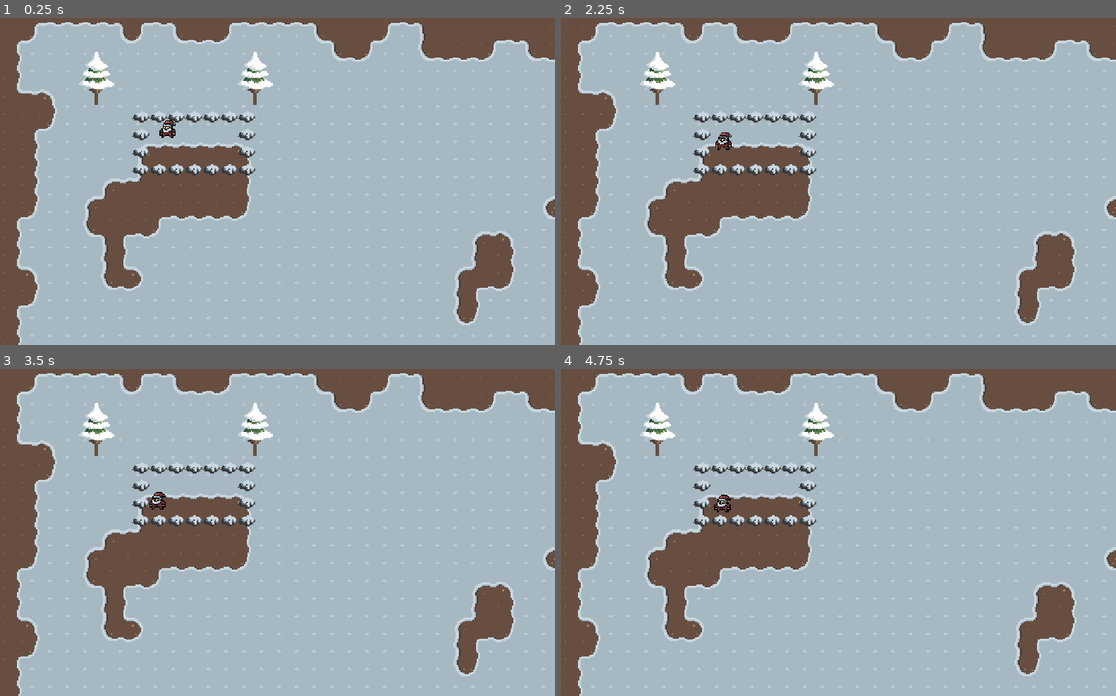
Above: before the commit, frames 1-4 (two rows, left to right).
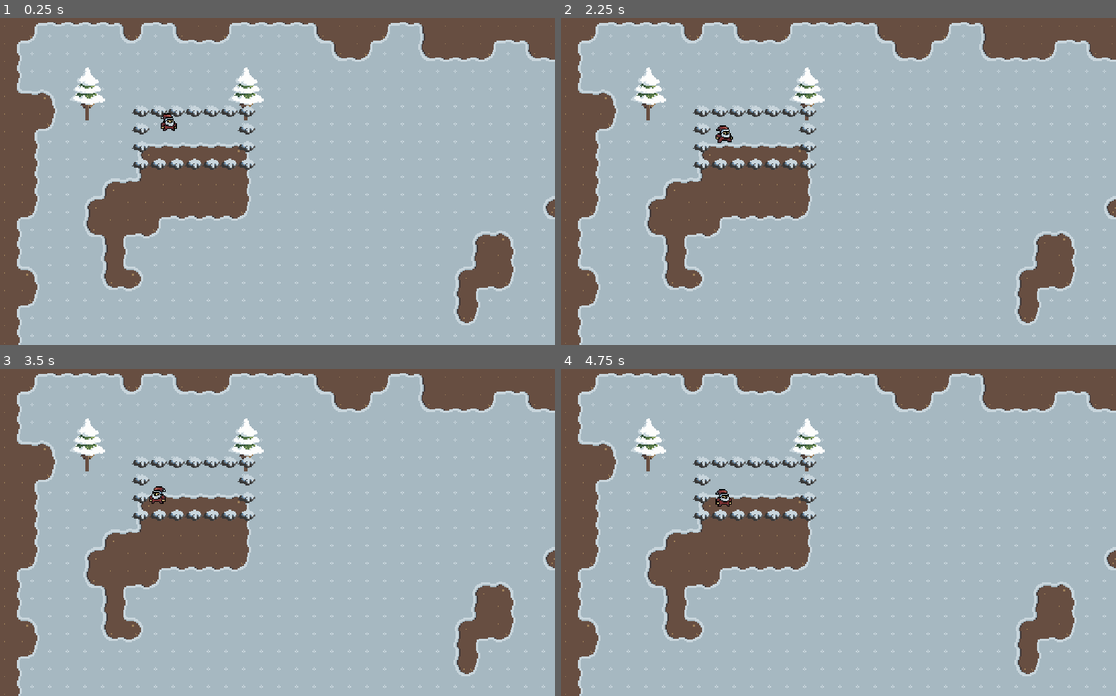
Above: after the commit, the same moments.

Repository: Nexe08/Winter-Game-Jam
Game: Godot game, scene res://Scene/Main.tscn
Same seed, same stepped clock (60 frames per second), same inputs: the game is played once before the commit and once after it.
Inputs:
- Up to frame 1 (0.25 s): no input
- Up to frame 2 (2.25 s): tap Enter at 0.5 s; hold A (a) 0.53-1.28 s; tap D (d) at 0.8, 1.35 s; tap S (s) at 1.55 s; hold S (s) from 2.03 s (still down)
- Up to frame 3 (3.5 s): tap W (w) at 2.3, 2.85 s; tap Space at 2.75 s; release S (s) at 2.78 s; tap A (a) at 3.05 s
- Up to frame 4 (4.75 s): hold A (a) 3.53-4.28 s; tap D (d) at 3.8, 4.35 s; tap Enter at 4.25 s; tap S (s) at 4.55 s

The runs differ from the first frame. In frame 1, 3.3% of the frame differs, in the area x 12-50%, y 10-49%; in frame 2, 3.4%; in frame 3, 3.3%; in frame 4, 3.3%.

Commit message:
Implemented Santa animation

Diff:
--- a/Scene/Character/Senta.tscn
+++ b/Scene/Character/Senta.tscn
@@ -23,7 +23,7 @@
 }
 
 [sub_resource type="Animation" id=3]
-resource_name = "walk_left"
+resource_name = "walk"
 length = 0.4
 loop = true
 tracks/0/type = "value"
@@ -38,77 +38,23 @@
 "update": 0,
 "values": [ 1, 2 ]
 }
-tracks/1/type = "value"
-tracks/1/path = NodePath("Sprite:flip_h")
-tracks/1/interp = 1
-tracks/1/loop_wrap = true
-tracks/1/imported = false
-tracks/1/enabled = true
-tracks/1/keys = {
-"times": PoolRealArray( 0 ),
-"transitions": PoolRealArray( 1 ),
-"update": 1,
-"values": [ true ]
-}
-
-[sub_resource type="Animation" id=4]
-resource_name = "walk_right"
-length = 0.4
-loop = true
-tracks/0/type = "value"
-tracks/0/path = NodePath("Sprite:frame")
-tracks/0/interp = 1
-tracks/0/loop_wrap = false
-tracks/0/imported = false
-tracks/0/enabled = true
-tracks/0/keys = {
-"times": PoolRealArray( 0, 0.2 ),
-"transitions": PoolRealArray( 1, 1 ),
-"update": 0,
-"values": [ 1, 2 ]
-}
-tracks/1/type = "value"
-tracks/1/path = NodePath("Sprite:flip_h")
-tracks/1/interp = 1
-tracks/1/loop_wrap = true
-tracks/1/imported = false
-tracks/1/enabled = true
-tracks/1/keys = {
-"times": PoolRealArray( 0 ),
-"transitions": PoolRealArray( 1 ),
-"update": 1,
-"values": [ false ]
-}
 
 [sub_resource type="AnimationNodeAnimation" id=5]
 animation = "idle"
 
-[sub_resource type="AnimationNodeAnimation" id=6]
-animation = "walk_left"
+[sub_resource type="AnimationNodeAnimation" id=16]
+animation = "walk"
 
-[sub_resource type="AnimationNodeAnimation" id=7]
-animation = "walk_right"
+[sub_resource type="AnimationNodeStateMachineTransition" id=17]
 
-[sub_resource type="AnimationNodeStateMachineTransition" id=8]
-
-[sub_resource type="AnimationNodeStateMachineTransition" id=9]
-
-[sub_resource type="AnimationNodeStateMachineTransition" id=10]
-
-[sub_resource type="AnimationNodeStateMachineTransition" id=11]
-
-[sub_resource type="AnimationNodeStateMachineTransition" id=12]
-
-[sub_resource type="AnimationNodeStateMachineTransition" id=13]
+[sub_resource type="AnimationNodeStateMachineTransition" id=18]
 
 [sub_resource type="AnimationNodeStateMachine" id=14]
 states/idle/node = SubResource( 5 )
 states/idle/position = Vector2( 258, 51 )
-states/walk_left/node = SubResource( 6 )
-states/walk_left/position = Vector2( 350, 167 )
-states/walk_right/node = SubResource( 7 )
-states/walk_right/position = Vector2( 179, 167 )
-transitions = [ "idle", "walk_right", SubResource( 8 ), "walk_right", "idle", SubResource( 9 ), "idle", "walk_left", SubResource( 10 ), "walk_left", "idle", SubResource( 11 ), "walk_right", "walk_left", SubResource( 12 ), "walk_left", "walk_right", SubResource( 13 ) ]
+states/walk/node = SubResource( 16 )
+states/walk/position = Vector2( 258, 163 )
+transitions = [ "idle", "walk", SubResource( 17 ), "walk", "idle", SubResource( 18 ) ]
 start_node = "idle"
 
 [sub_resource type="AnimationNodeStateMachinePlayback" id=15]
@@ -117,20 +63,18 @@
 script = ExtResource( 2 )
 
 [node name="CollisionShape2D" type="CollisionShape2D" parent="."]
-position = Vector2( 0, 14 )
+position = Vector2( 0, 8 )
 shape = SubResource( 2 )
 
 [node name="Sprite" type="Sprite" parent="."]
+position = Vector2( 0, 2 )
 texture = ExtResource( 1 )
-offset = Vector2( 0, 8 )
-flip_h = true
 hframes = 2
 vframes = 2
 
 [node name="AnimationPlayer" type="AnimationPlayer" parent="."]
 anims/idle = SubResource( 1 )
-anims/walk_left = SubResource( 3 )
-anims/walk_right = SubResource( 4 )
+anims/walk = SubResource( 3 )
 
 [node name="AnimationTree" type="AnimationTree" parent="."]
 tree_root = SubResource( 14 )
--- a/Scene/Main.tscn
+++ b/Scene/Main.tscn
@@ -15,9 +15,9 @@
 [sub_resource type="TileSet" id=3]
 1/name = "rock_snowy.png 1"
 1/texture = ExtResource( 2 )
-1/tex_offset = Vector2( 0, 8 )
+1/tex_offset = Vector2( 0, 0 )
 1/modulate = Color( 1, 1, 1, 1 )
-1/region = Rect2( 0, 0, 16, 16 )
+1/region = Rect2( 0, 0, 16, 10 )
 1/tile_mode = 0
 1/occluder_offset = Vector2( 0, 0 )
 1/navigation_offset = Vector2( 0, 0 )
@@ -36,7 +36,7 @@
 1/z_index = 0
 2/name = "tree_snowy.png 2"
 2/texture = ExtResource( 1 )
-2/tex_offset = Vector2( 0, -30 )
+2/tex_offset = Vector2( 0, 0 )
 2/modulate = Color( 1, 1, 1, 1 )
 2/region = Rect2( 0, 0, 32, 48 )
 2/tile_mode = 0
@@ -72,14 +72,14 @@
 
 [node name="YSort" type="YSort" parent="."]
 
-[node name="Senta" parent="YSort" instance=ExtResource( 5 )]
-position = Vector2( 161, 96 )
-movement_speed = 80.0
-
 [node name="Propes" type="TileMap" parent="YSort"]
 tile_set = SubResource( 3 )
 cell_size = Vector2( 16, 16 )
 cell_y_sort = true
-compatibility_mode = true
+centered_textures = true
 format = 1
 tile_data = PoolIntArray( 262149, 2, 0, 262158, 2, 0, 327688, 1, 0, 327689, 1, 0, 327690, 1, 0, 327691, 1, 0, 327692, 1 …(187 unchanged characters)…
+
+[node name="Senta" parent="YSort" instance=ExtResource( 5 )]
+position = Vector2( 161, 96 )
+movement_speed = 80.0
--- a/Script/Character/Senta.gd
+++ b/Script/Character/Senta.gd
@@ -6,9 +6,13 @@
 var velocity: Vector2
 const UP = Vector2.UP
 
+onready var fsm = $AnimationTree.get('parameters/playback')
+onready var sprite = $Sprite
+
 func _physics_process(delta: float) -> void:
     velocity = move_and_slide(velocity, UP)
     _handel_movement(delta)
+    _handel_animation()
 
 func _handel_movement(delta):
     direction.x = int(Input.get_action_strength("d") - Input.get_action_strength("a"))
@@ -16,3 +20,15 @@
 
     velocity.x = lerp(velocity.x, movement_speed * direction.x, 5 * delta)
     velocity.y = lerp(velocity.y, movement_speed * direction.y, 5 * delta)
+
+func _handel_animation():
+
+    if direction.x == 0 and direction.y == 0:
+        fsm.travel("idle")
+    else:
+        fsm.travel("walk")
+
+        if velocity.x < 0:
+            sprite.flip_h = true
+        else:
+            sprite.flip_h = false
Not shown: 1 places in Scene/Character/Senta.tscn that only renumber resources
